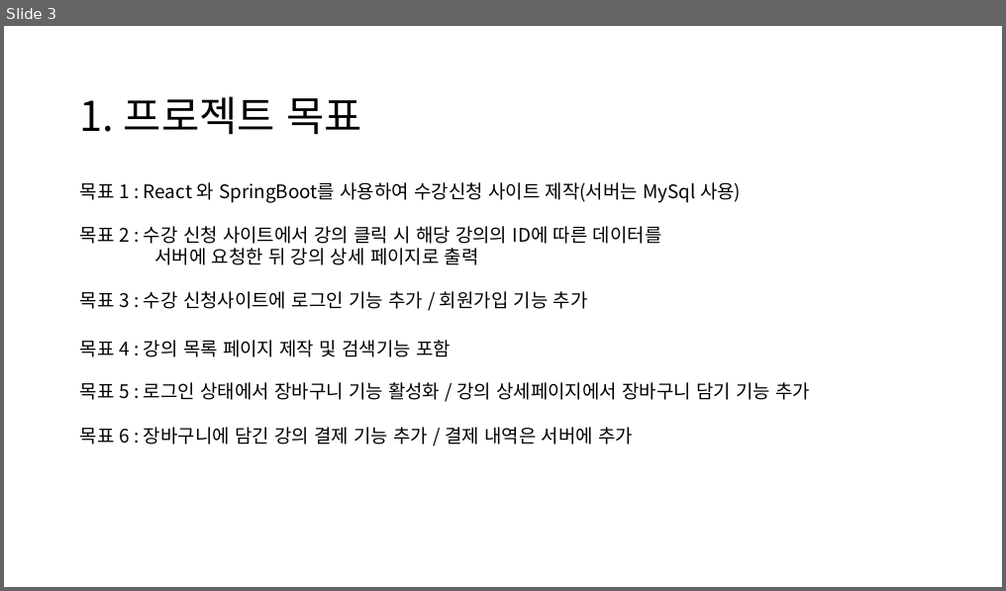
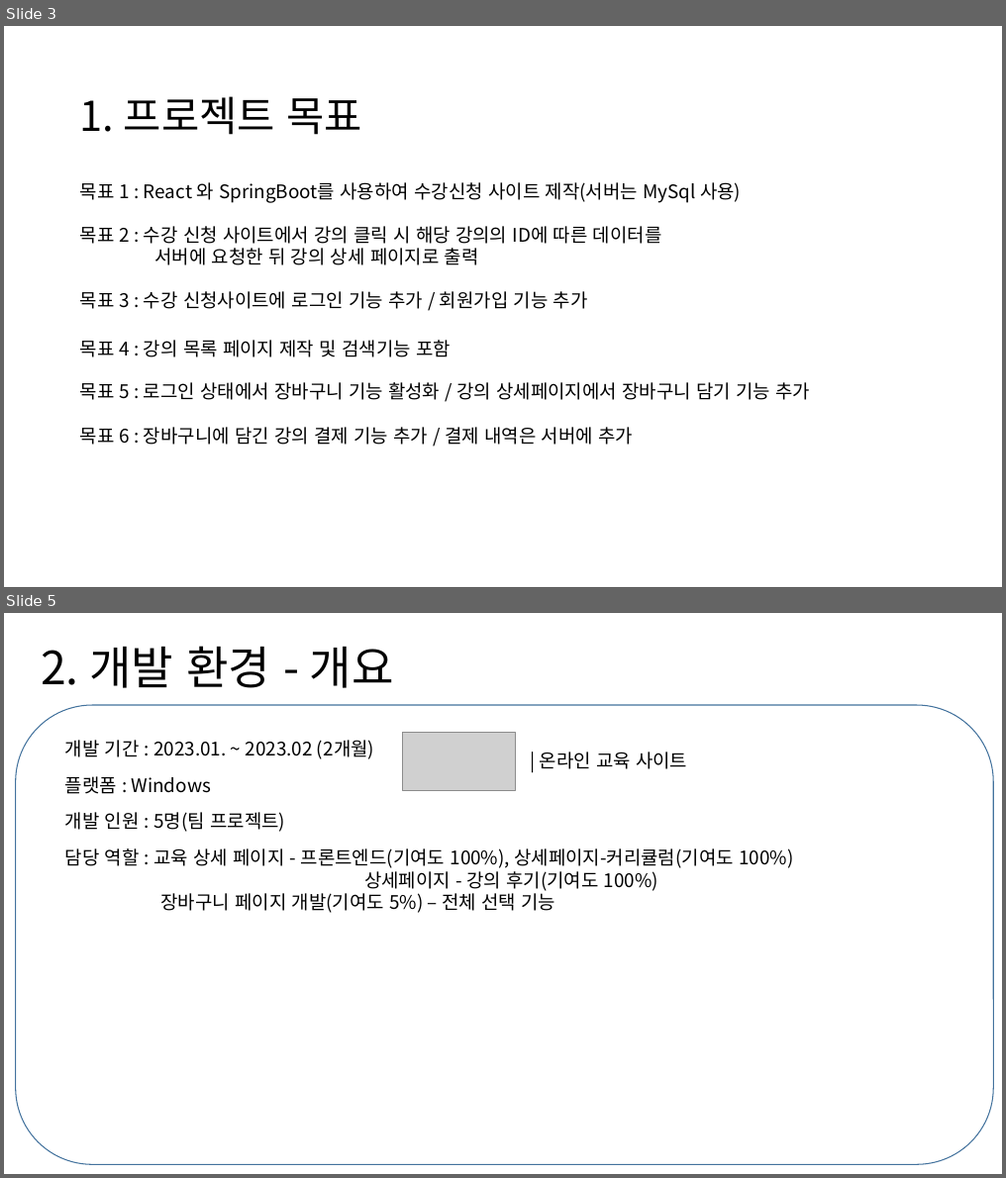
Before and after one commit to NALASAI/SelfIntroduction, a slide deck: 1조 project 포트폴리오(이력서용).pptx. Shown one above the other, each under a label of ours: slide 3 before the commit, slides 3 and 5 after it; the slides between them are not shown. The pictures are 1006x591 and 1006x1178 pixels, drawn with LibreOffice and Linux fonts; fonts in the diff are those of the drawing; grey boxes stand for pictures. Boxes give left, top, right and bottom in pixels: in the first picture for what was removed or moved away, otherwise in the second. Text is boxed around its words. In the diff, an @@ line names an element or a change of style, - is before the commit and + after.

```diff
--- a/1조 project 포트폴리오(이력서용).pptx
+++ b/1조 project 포트폴리오(이력서용).pptx
@@ slide 5 added at (4,613,1002,1174), background #FFFFFF @@
@@ title added at (41,646,394,688), 44 pt, text #000000 @@
+2. 개발 환경 - 개요
@@ rounded rectangle added at (15,705,993,1164), outline #43739E 1 pt @@
@@ text added at (65,740,374,760), 18 pt, text #000000 @@
+개발 기간 : 2023.01. ~ 2023.02 (2개월)
@@ picture added at (403,732,515,790) @@
@@ text added at (540,752,687,769), 18 pt, text #000000 @@
+| 온라인 교육 사이트
@@ text added at (65,776,211,794), 18 pt, text #000000 @@
+플랫폼 : Windows
@@ text added at (65,812,285,832), 18 pt, text #000000 @@
+개발 인원 : 5명(팀 프로젝트)
@@ text added at (65,849,793,913), 18 pt, text #000000 @@
+담당 역할 : 교육 상세 페이지 - 프론트엔드(기여도 100%), 상세페이지-커리큘럼(기여도 100%)
+상세페이지 - 강의 후기(기여도 100%)
+장바구니 페이지 개발(기여도 5%) – 전체 선택 기능
```
Also in this commit, not shown: 8 slides changed, 5 other slides added, 1 slide removed, 1 other file.
